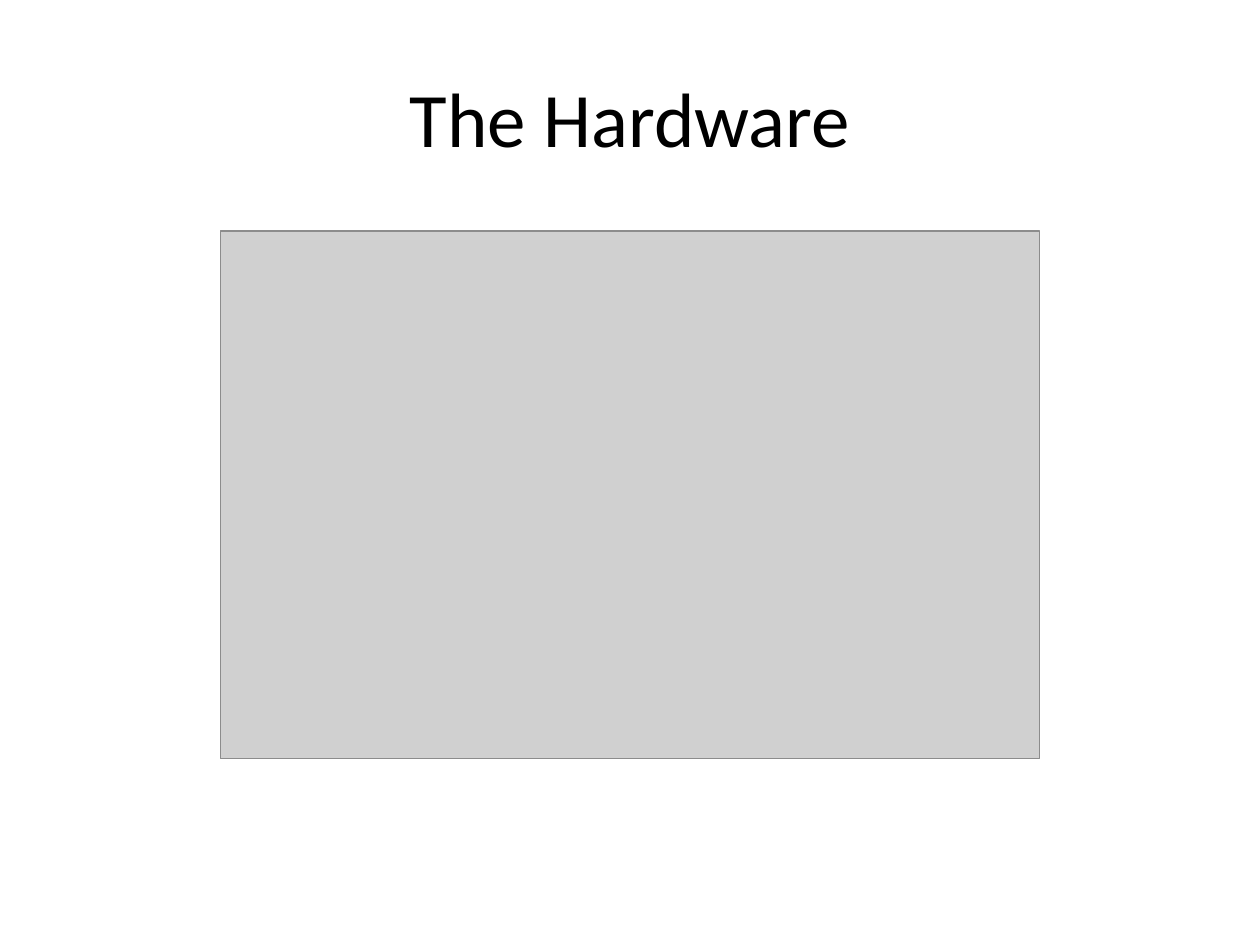
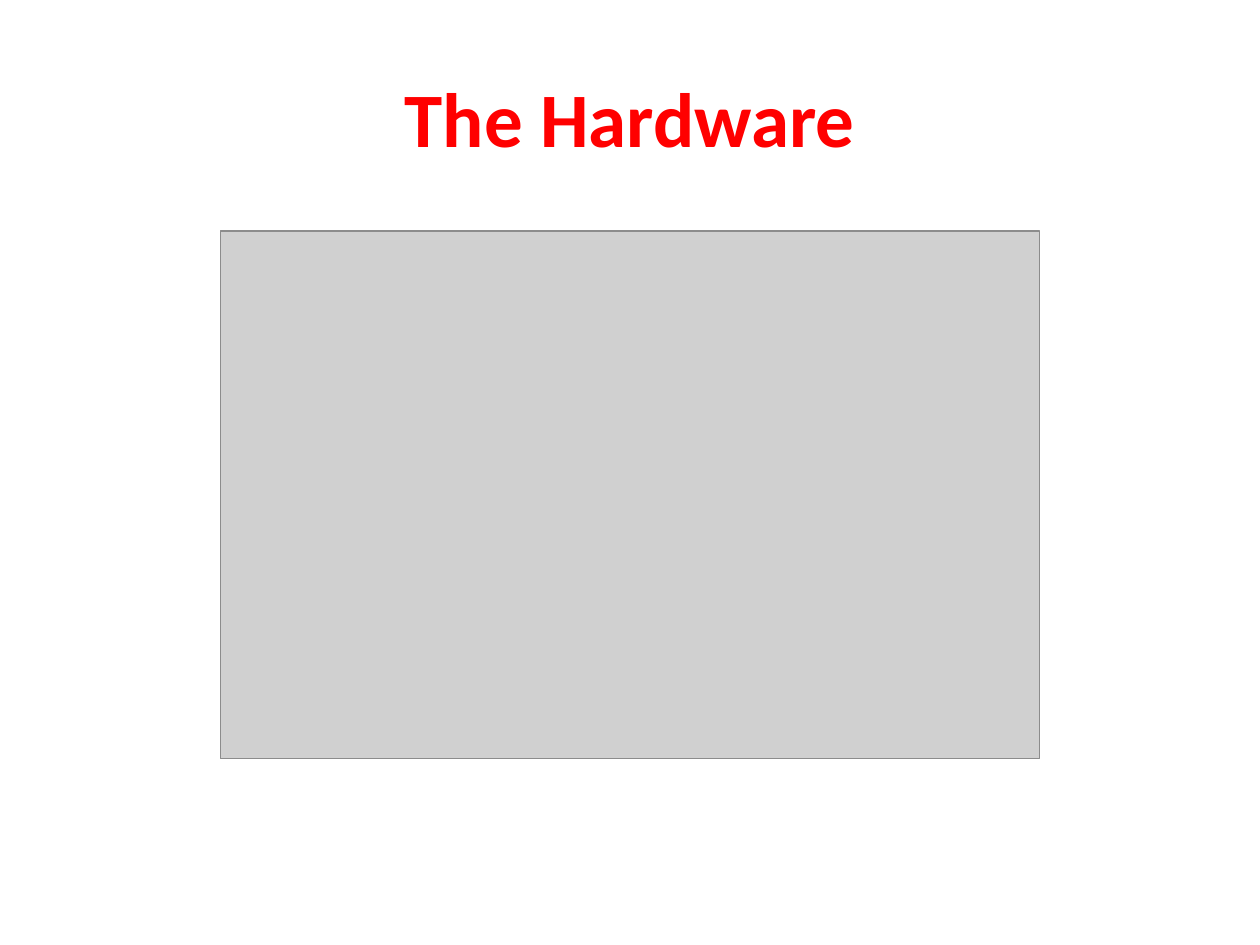
Before and after one commit to hcilab-um/UIST-2012-SIC, a slide deck: slide 2 of September 11 Presentation.pptx. Drawn at 1260x945 pixels with LibreOffice and Linux fonts; fonts in the diff are those of the drawing; grey boxes stand for pictures. Boxes give left, top, right and bottom in pixels: in the first picture for what was removed or moved away, otherwise in the second. Text is boxed around its words. In the diff, an @@ line names an element or a change of style, - is before the commit and + after.

```diff
--- a/September 11 Presentation.pptx
+++ b/September 11 Presentation.pptx
@@ title "The Hardware" at box(405, 93, 854, 148): text colour #000000 to #FF0000, bold on @@
```
Also in this commit, not shown: 1 other slide changed, 2 slides added, 2 slides removed.
